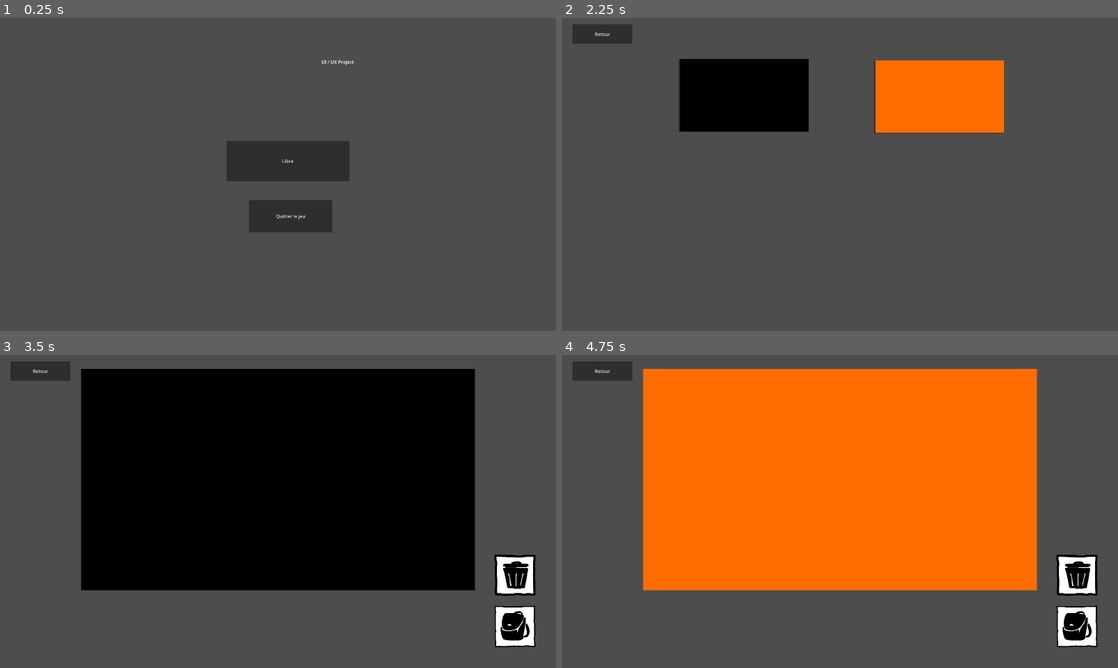
Above: before the commit, frames 1-4 (two rows, left to right).
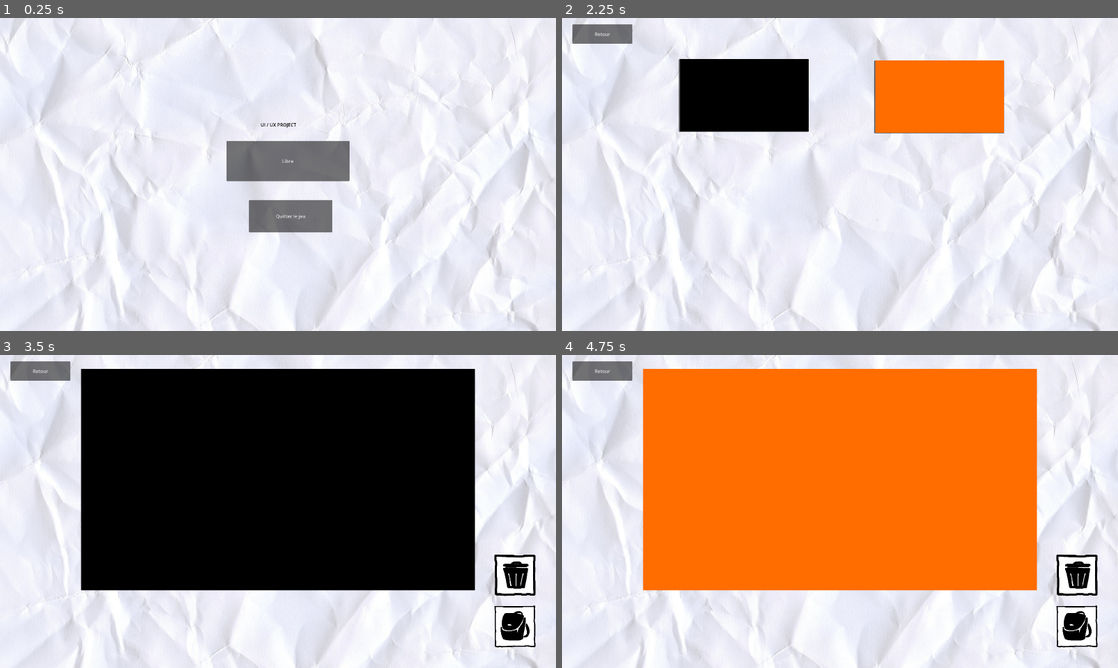
Above: after the commit, the same moments.

Repository: TanguyDoStuff/UIDesigner
Game: Godot game, scene res://Scenes/MainMenu/MainMenu.tscn
Two runs of this game, one before a commit and one after it. Both use one fixed random seed, a clock stepped at 60 frames per second and the inputs below. The engine's default icon, where the game draws it, is replaced by a stand-in: a white triangle on a blue panel in a dark square.
Inputs (mouse positions are in pixels of both pictures, inside the frame that each line leads up to):
- Up to frame 1 (0.25 s): no input
- Up to frame 2 (2.25 s): click "Libre" at 0.5 s; click "Retour" at 1.25 s; click "Libre" at 2 s
- Up to frame 3 (3.5 s): click (183, 433) at 2.75 s
- Up to frame 4 (4.75 s): click "Retour" at 3.5 s; click (940, 433) at 4.25 s

The runs differ from the first frame. In frame 1, 100% of the frame differs, in the area x 0-100%, y 0-100%; in frame 2, 89%; in frame 3, 48%; in frame 4, 48%.

Commit message:
Ajout image de fond
Répare aussi bug quand element sur inventaire

Diff:
--- a/Scenes/LibreMode/BGSelection/BGSelection.tscn
+++ b/Scenes/LibreMode/BGSelection/BGSelection.tscn
@@ -1,11 +1,17 @@
-[gd_scene load_steps=4 format=3 uid="uid://b4poeq7tjtxak"]
+[gd_scene load_steps=5 format=3 uid="uid://b4poeq7tjtxak"]
 
 [ext_resource type="Script" path="res://Scenes/LibreMode/BGSelection/BGSelection.gd" id="1_6x1h5"]
 [ext_resource type="Texture2D" uid="uid://3o6m7ejwa7yf" path="res://Assets/LibreBG/Test1.png" id="2_8a1as"]
+[ext_resource type="Texture2D" uid="uid://rb11h3lsm4ya" path="res://Assets/paperbg.png" id="2_cj25m"]
 [ext_resource type="Texture2D" uid="uid://btrefwmsgopy2" path="res://Assets/LibreBG/Test2.png" id="3_21kml"]
 
 [node name="BgSelection" type="Node2D"]
 script = ExtResource("1_6x1h5")
+
+[node name="Background" type="Sprite2D" parent="."]
+position = Vector2(951, 559)
+scale = Vector2(1.18081, 1.18081)
+texture = ExtResource("2_cj25m")
 
 [node name="Backbutton" type="Button" parent="."]
 offset_left = 36.0
--- a/Scenes/LibreMode/Libre.tscn
+++ b/Scenes/LibreMode/Libre.tscn
@@ -1,6 +1,7 @@
-[gd_scene load_steps=12 format=3 uid="uid://bsodh28vm4mj4"]
+[gd_scene load_steps=13 format=3 uid="uid://bsodh28vm4mj4"]
 
 [ext_resource type="Script" path="res://Scenes/LibreMode/Libre.gd" id="1_8huxv"]
+[ext_resource type="Texture2D" uid="uid://rb11h3lsm4ya" path="res://Assets/paperbg.png" id="2_fh7ly"]
 [ext_resource type="Texture2D" uid="uid://3o6m7ejwa7yf" path="res://Assets/LibreBG/Test1.png" id="2_l8oe1"]
 [ext_resource type="Texture2D" uid="uid://ir5s86uy4g78" path="res://Assets/Icons/Inventory.png" id="3_3wwis"]
 [ext_resource type="PackedScene" uid="uid://dhffqja5y63o5" path="res://Scenes/LibreMode/Inventory/InventoryScreen.tscn" id="4_641me"]
@@ -26,6 +27,11 @@
 [node name="Libre" type="Node2D"]
 script = ExtResource("1_8huxv")
 
+[node name="Background" type="Sprite2D" parent="."]
+position = Vector2(951, 559)
+scale = Vector2(1.18081, 1.18081)
+texture = ExtResource("2_fh7ly")
+
 [node name="BackgroundImage" type="Sprite2D" parent="."]
 position = Vector2(960, 430)
 texture = ExtResource("2_l8oe1")
@@ -38,6 +44,7 @@
 text = "Retour"
 
 [node name="InventoryButton" type="Button" parent="."]
+z_index = 1
 offset_left = 1706.0
 offset_top = 865.0
 offset_right = 1850.0
--- a/Scenes/MainMenu/MainMenu.tscn
+++ b/Scenes/MainMenu/MainMenu.tscn
@@ -1,16 +1,28 @@
-[gd_scene load_steps=2 format=3 uid="uid://bww7cnpwne6rl"]
+[gd_scene load_steps=4 format=3 uid="uid://bww7cnpwne6rl"]
 
 [ext_resource type="Script" path="res://Scenes/MainMenu/MainMenu.gd" id="1_o0yiy"]
+[ext_resource type="Texture2D" uid="uid://rb11h3lsm4ya" path="res://Assets/paperbg.png" id="2_x48pc"]
+
+[sub_resource type="LabelSettings" id="LabelSettings_gxgml"]
+font_color = Color(0, 0, 0, 1)
 
 [node name="MainMenu" type="Node2D"]
 script = ExtResource("1_o0yiy")
 
-[node name="RichTextLabel" type="RichTextLabel" parent="."]
-offset_left = 1110.0
-offset_top = 140.0
-offset_right = 1578.0
-offset_bottom = 266.0
-text = "UI / UX Project"
+[node name="Background" type="Sprite2D" parent="."]
+position = Vector2(951, 559)
+scale = Vector2(1.18081, 1.18081)
+texture = ExtResource("2_x48pc")
+
+[node name="Label" type="Label" parent="."]
+offset_left = 13.0
+offset_top = 357.0
+offset_right = 1911.0
+offset_bottom = 380.0
+text = "UI / UX PROJECT"
+label_settings = SubResource("LabelSettings_gxgml")
+horizontal_alignment = 1
+vertical_alignment = 1
 
 [node name="LibreModeButton" type="Button" parent="."]
 offset_left = 782.0
Binary file added: Assets/paperbg.png
Not shown, added: Assets/paperbg.png.import
